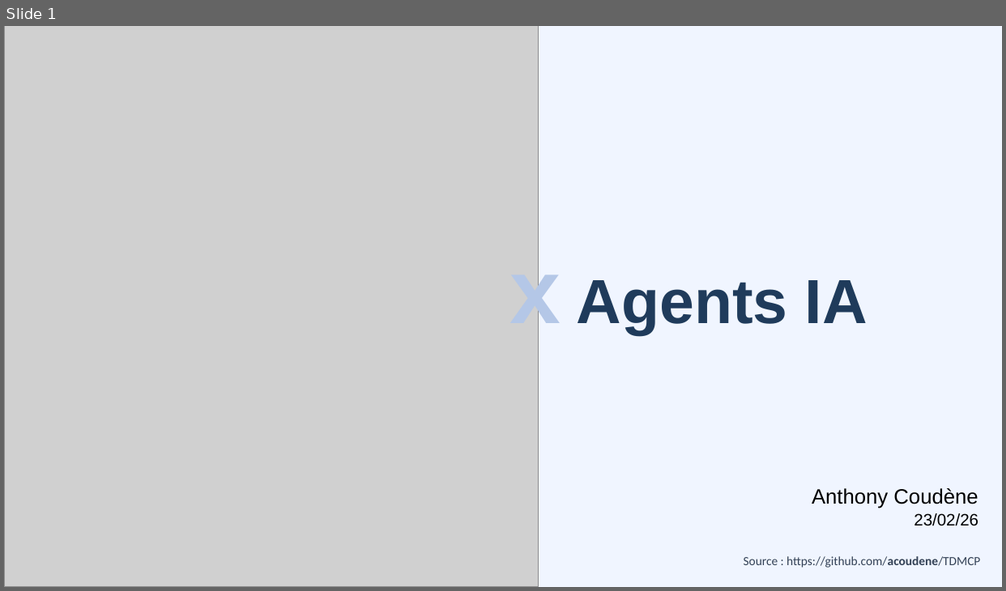
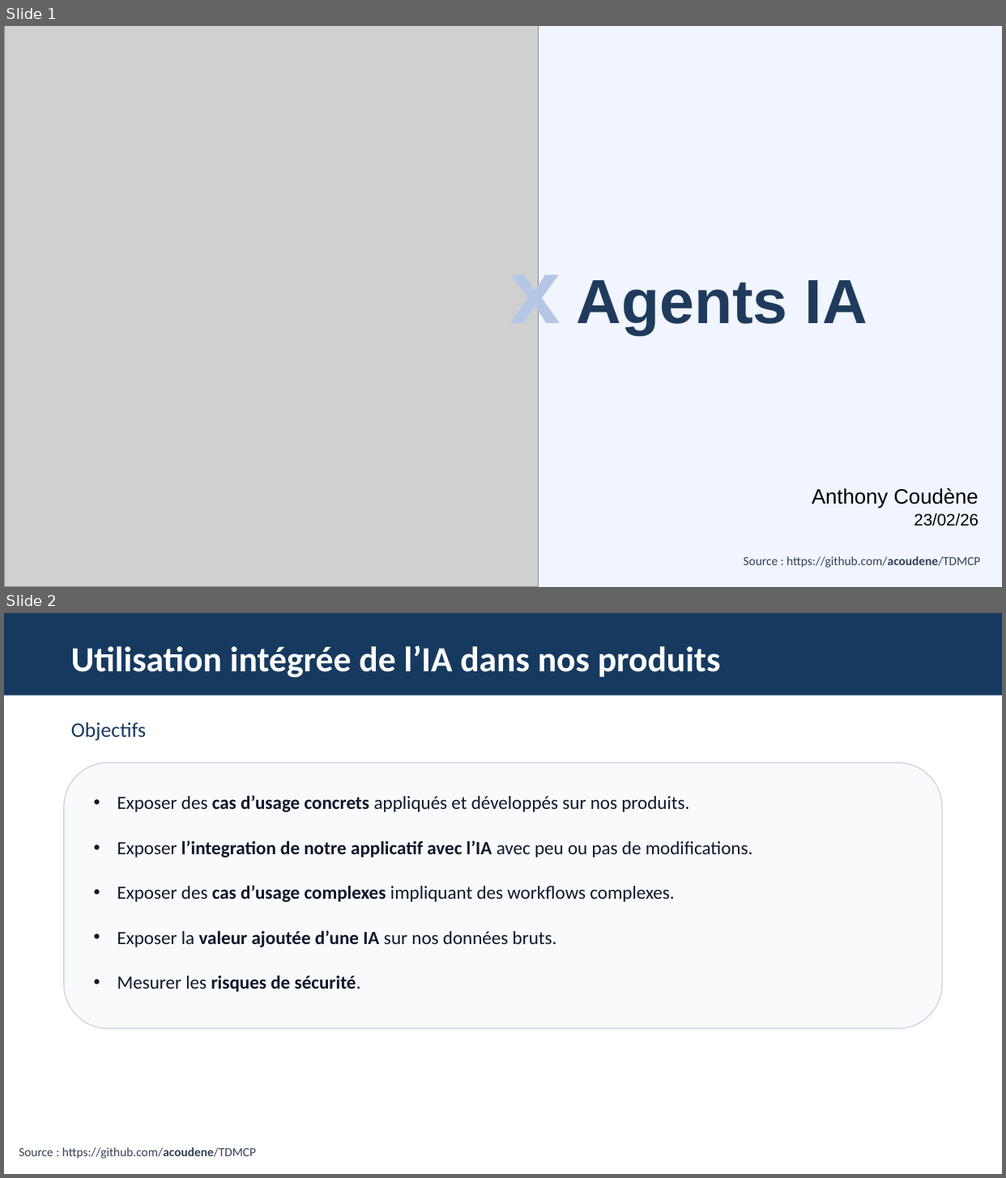
Before and after one commit to acoudene/TDMCP, a slide deck: TDHC/Resources/TDHC_IA_MCP_TDHC.pptx. Shown one above the other, each under a label of ours: slide 1 before the commit, slides 1 and 2 after it. The pictures are 1006x591 and 1006x1178 pixels, drawn with LibreOffice and Linux fonts; fonts in the diff are those of the drawing; grey boxes stand for pictures. Boxes give left, top, right and bottom in pixels: in the first picture for what was removed or moved away, otherwise in the second. Text is boxed around its words. In the diff, an @@ line names an element or a change of style, - is before the commit and + after.

```diff
--- a/TDHC/Resources/TDHC_IA_MCP_TDHC.pptx
+++ b/TDHC/Resources/TDHC_IA_MCP_TDHC.pptx
@@ slide 2 added at bbox=[4, 613, 1002, 1174], background #FFFFFF @@
@@ rectangle added at bbox=[4, 613, 1002, 696], fill #163A5F @@
@@ text added at bbox=[71, 645, 721, 678], 34 pt, text #FFFFFF, bold @@
+Utilisation intégrée de l’IA dans nos produits
@@ text added at bbox=[71, 722, 146, 741], 20 pt, text #163A5F @@
+Objectifs
@@ rounded rectangle added at bbox=[64, 763, 942, 1029], fill #F8FAFC, outline #CBD5E1 1 pt @@
@@ text added at bbox=[117, 795, 753, 992], 18 pt, text #0F172A @@
+• Exposer des cas d’usage concrets appliqués et développés sur nos produits.
+• Exposer l’integration de notre applicatif avec l’IA avec peu ou pas de modifications.
+• Exposer des cas d’usage complexes impliquant des workflows complexes.
+• Exposer la valeur ajoutée d’une IA sur nos données bruts.
+• Mesurer les risques de sécurité.
@@ text added at bbox=[19, 1148, 256, 1159], 12 pt, text #334155 @@
+Source : https://github.com/acoudene/TDMCP
```
Also in this commit, not shown: 6 slides changed, 1 other slide added, 1 slide removed.
